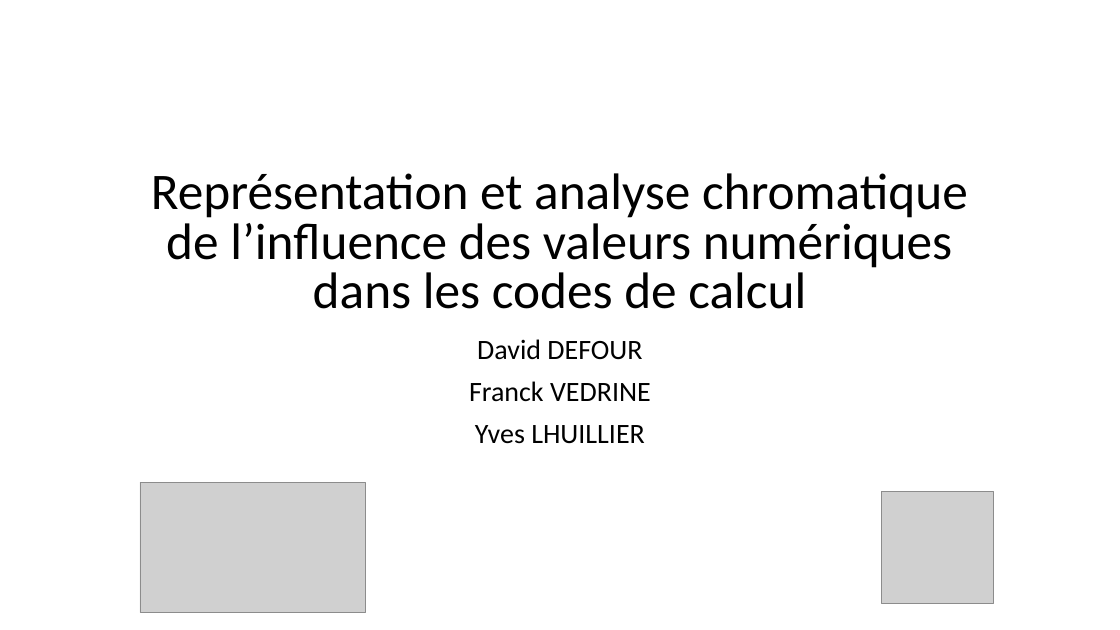
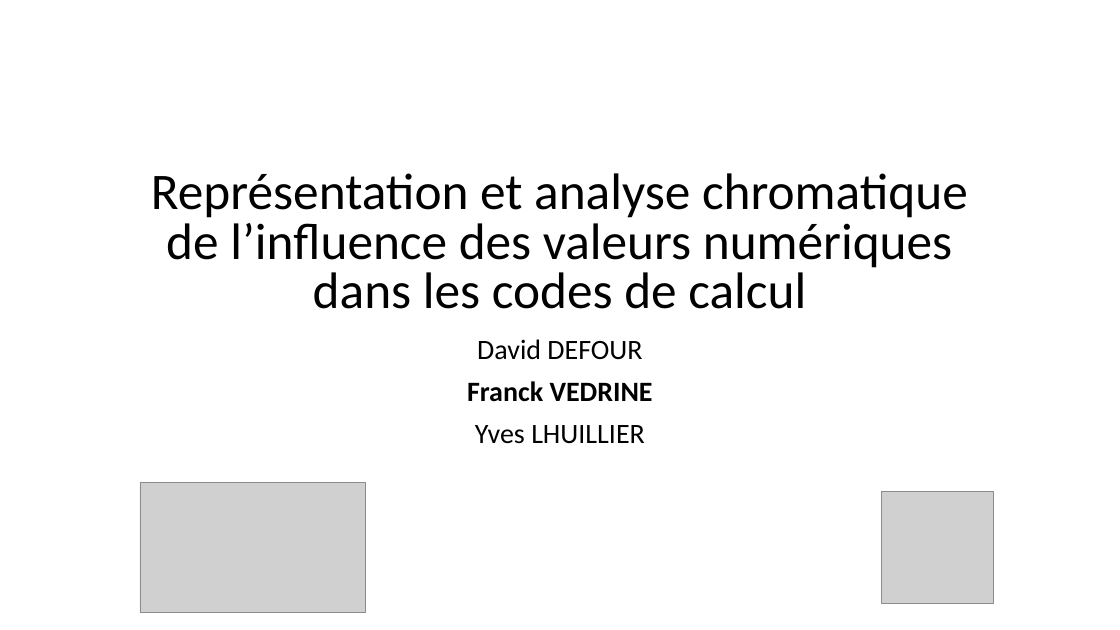
Before and after one commit to ddavid42/chromatic, a slide deck: slide 1 of Presentation/Représentation et analyse chromatique de l’influence des valeurs.odp. Drawn at 1120x630 pixels with LibreOffice and Linux fonts; fonts in the diff are those of the drawing; grey boxes stand for pictures. Boxes give left, top, right and bottom in pixels: in the first picture for what was removed or moved away, otherwise in the second. Text is boxed around its words. In the diff, an @@ line names an element or a change of style, - is before the commit and + after.

```diff
--- a/Presentation/Représentation et analyse chromatique de l’influence des valeurs.odp
+++ b/Presentation/Représentation et analyse chromatique de l’influence des valeurs.odp
@@ subtitle at box(467, 381, 653, 402): bold on in "Franck VEDRINE" @@
```
Also in this commit, not shown: 2 other files.
